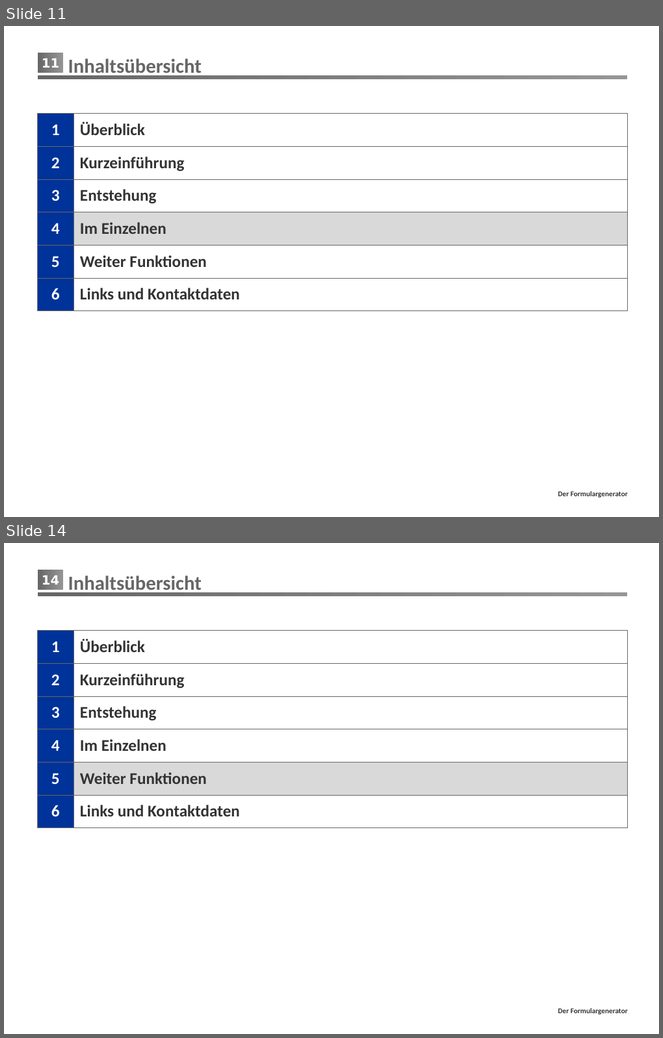
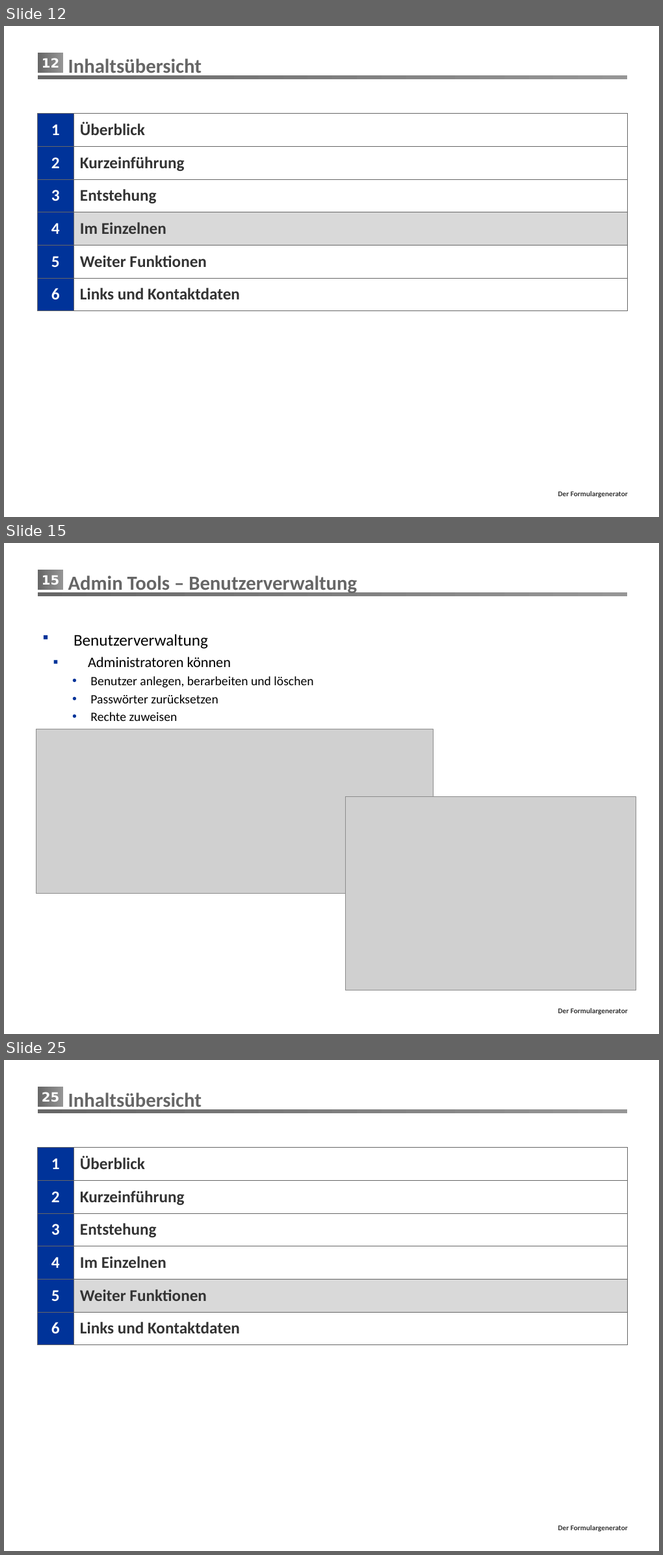
Before and after one commit to mrmorden74/formgen, a slide deck: Präsentation/FormGen.pptx. Shown one above the other, each under a label of ours: slides 11 and 14 before the commit, slides 12, 15 and 25 after it; the slides between them are not shown. The pictures are 663x1038 and 663x1555 pixels, drawn with LibreOffice and Linux fonts; fonts in the diff are those of the drawing; grey boxes stand for pictures; background and template pictures are left out. Boxes give left, top, right and bottom in pixels: in the first picture for what was removed or moved away, otherwise in the second. Text is boxed around its words. In the diff, an @@ line names an element or a change of style, - is before the commit and + after.

```diff
--- a/Präsentation/FormGen.pptx
+++ b/Präsentation/FormGen.pptx
@@ slide 15 added at (x1=4, y1=543, x2=659, y2=1034), background #FFFFFF; not listed: 3 template elements that a slide beside it also shows @@
@@ title added at (x1=68, y1=575, x2=357, y2=595), 22 pt, text #666666, bold @@
+Admin Tools – Benutzerverwaltung
@@ text added at (x1=74, y1=634, x2=313, y2=721), 14 pt, text #000000 @@
+▪ Benutzerverwaltung
+  ▪ Administratoren können
+    • Benutzer anlegen, berarbeiten und löschen
+    • Passwörter zurücksetzen
+    • Rechte zuweisen
@@ picture added at (x1=36, y1=729, x2=433, y2=893) @@
@@ picture added at (x1=346, y1=797, x2=636, y2=991) @@
@@ what was slide 11 is now slide 12 @@
@@ page number at (x1=42, y1=58, x2=59, y2=68): text changed @@
-11
+12
@@ what was slide 14 is now slide 25 @@
@@ page number at (x1=42, y1=1092, x2=59, y2=1102): text changed @@
-14
+25
```
Also in this commit, not shown: 6 slides changed, 12 other slides added, 1 slide removed, 4 other files.
